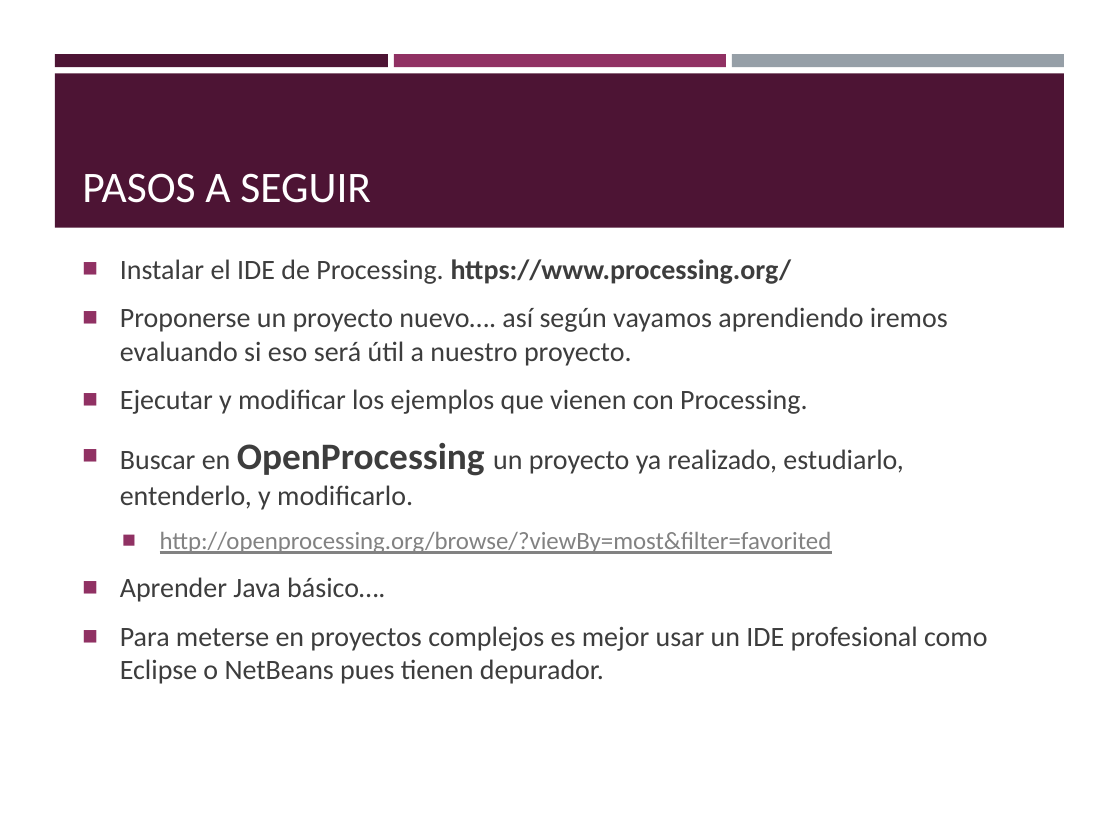
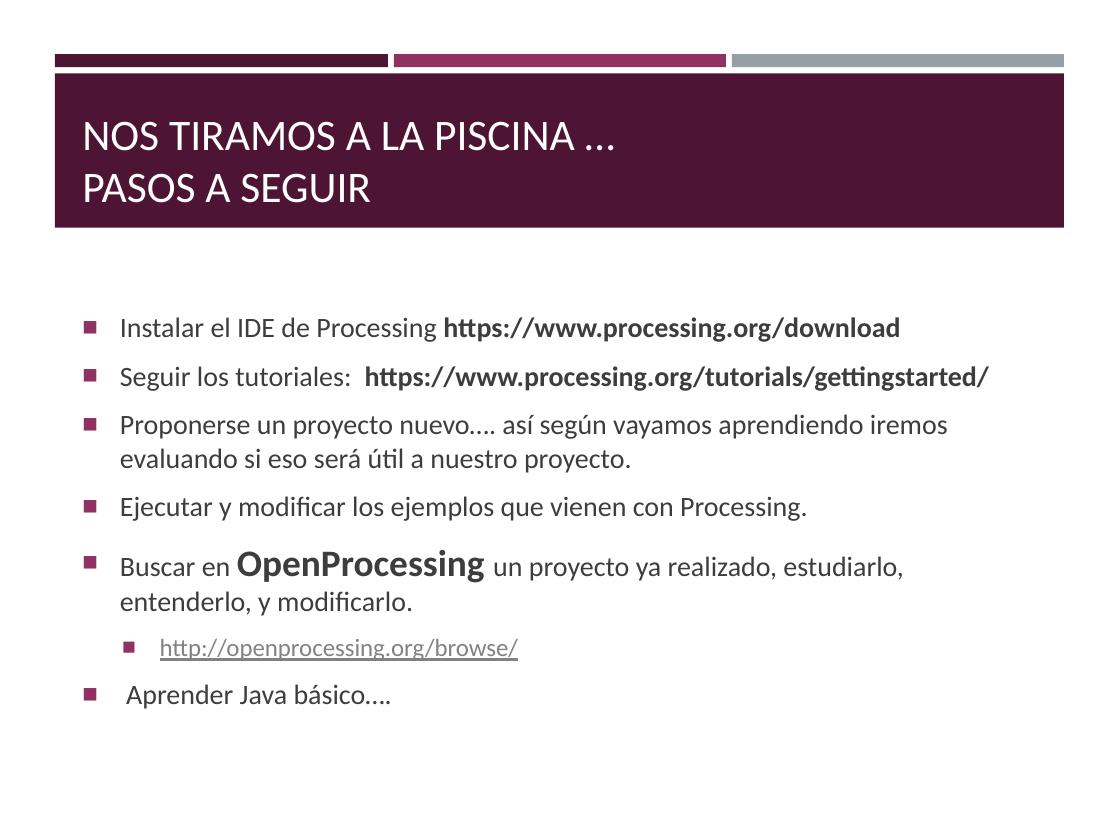
Before and after one commit to Avidabits/electroartistas, a slide deck: slide 7 of TallerProcessing/Introducción mínima a Processing.pptx (slide 11 before the commit). Drawn at 1120x840 pixels with LibreOffice and Linux fonts; fonts in the diff are those of the drawing. Boxes give left, top, right and bottom in pixels: in the first picture for what was removed or moved away, otherwise in the second. Text is boxed around its words. In the diff, an @@ line names an element or a change of style, - is before the commit and + after.

```diff
--- a/TallerProcessing/Introducción mínima a Processing.pptx
+++ b/TallerProcessing/Introducción mínima a Processing.pptx
@@ title at [82, 121, 575, 203]: text changed @@
-PASOS A SEGUIR
+NOS TIRAMOS A LA PISCINA …
+PASOS A SEGUIR
@@ text "Instalar el IDE de Processing ...": place and size @@
-text "Instalar el IDE de Processing ..." at [120, 259, 987, 684]
+text "Instalar el IDE de Processing ..." at [120, 317, 989, 709]
@@ text at [120, 317, 989, 391]: text changed @@
-■ Instalar el IDE de Processing. https://www.processing.org/
+■ Instalar el IDE de Processing https://www.processing.org/download
+■ Seguir los tutoriales: https://www.processing.org/tutorials/gettingstarted/
@@ text at [120, 626, 987, 684]: paragraph removed @@
-■ Para meterse en proyectos complejos es mejor usar un IDE profesional como Eclipse o NetBeans pues tienen depurador.
@@ text at [160, 639, 519, 661]: text changed @@
-  ■ http://openprocessing.org/browse/?viewBy=most&filter=favorited
+  ■ http://openprocessing.org/browse/
```
Also in this commit, not shown: 8 other slides changed, 5 slides added, 4 other files.
